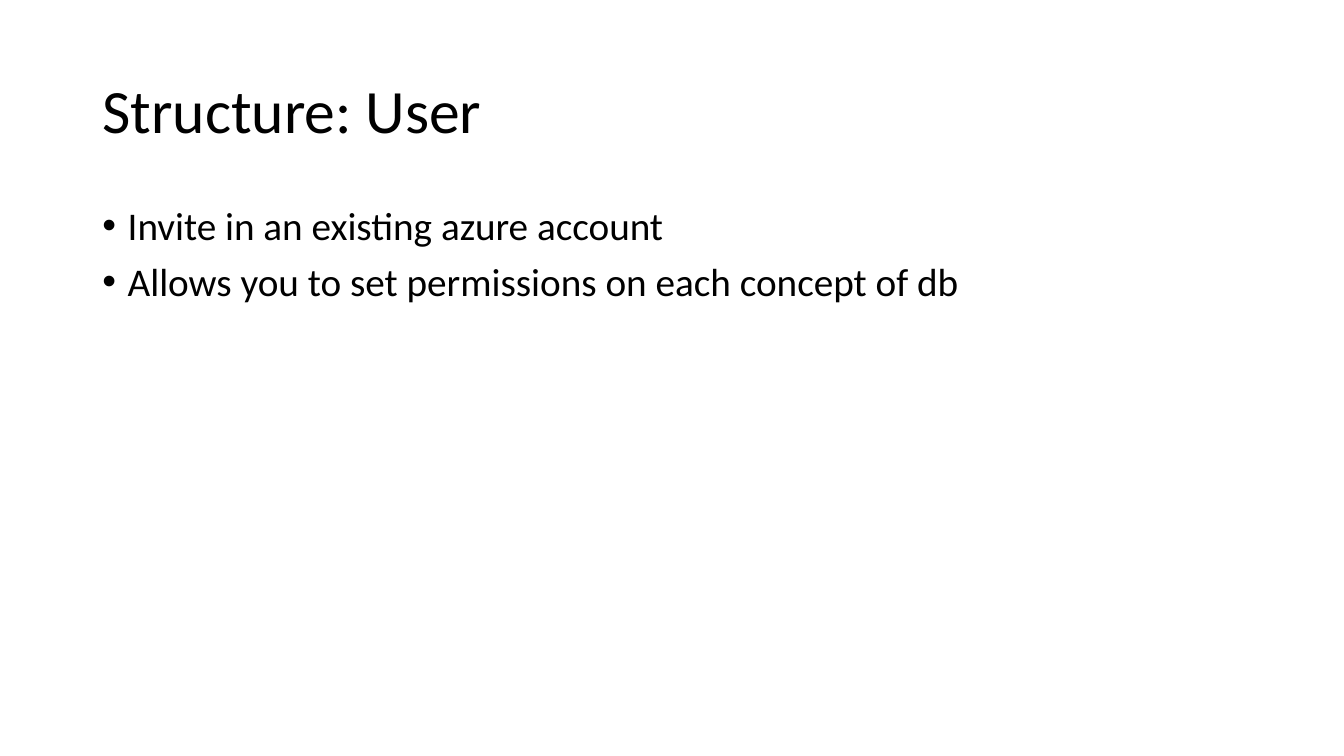
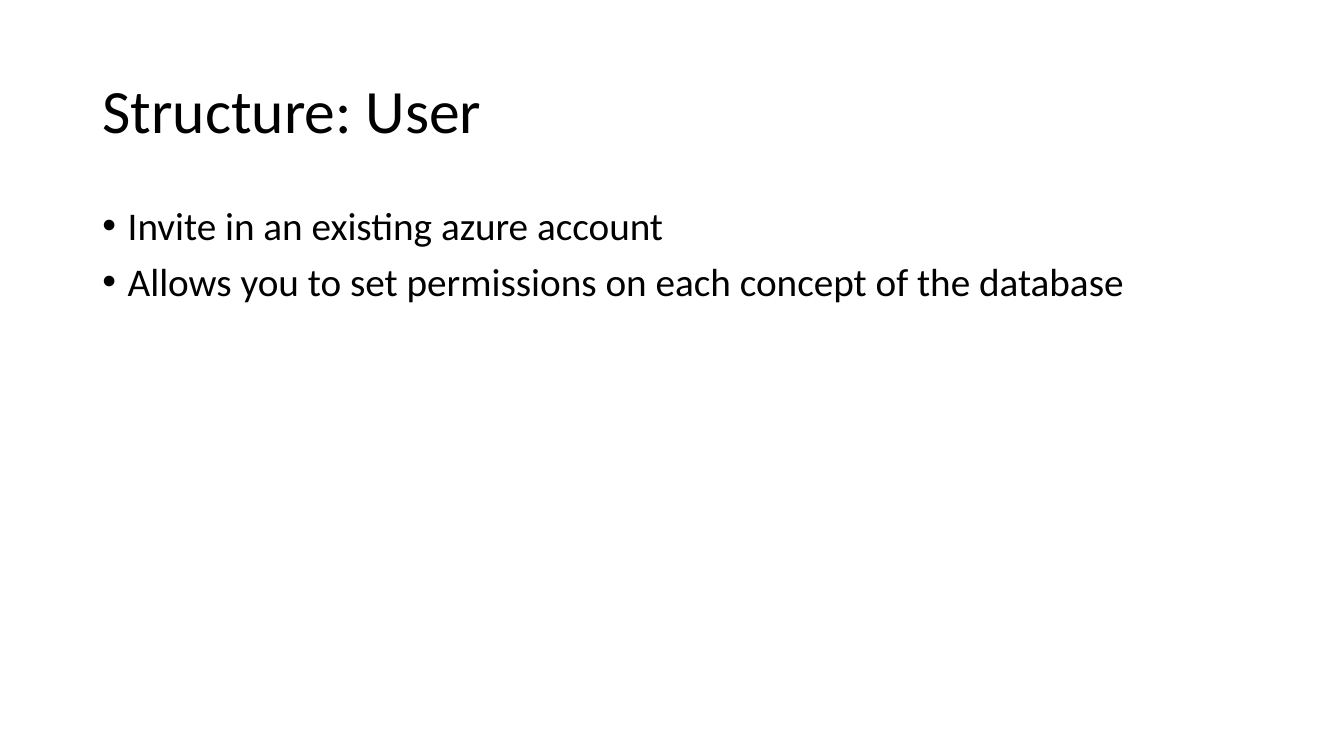
Before and after one commit to asiemer/AzureJeeps, a slide deck: slide 20 of docs/presentation.pptx. Drawn at 1344x756 pixels with LibreOffice and Linux fonts; fonts in the diff are those of the drawing. Boxes give left, top, right and bottom in pixels: in the first picture for what was removed or moved away, otherwise in the second. Text is boxed around its words. In the diff, an @@ line names an element or a change of style, - is before the commit and + after.

Commit message:
update to slides

```diff
--- a/docs/presentation.pptx
+++ b/docs/presentation.pptx
@@ text at (x1=128, y1=268, x2=1123, y2=303): text changed @@
-• Allows you to set permissions on each concept of db
+• Allows you to set permissions on each concept of the database
```
Also in this commit, not shown: 4 other slides changed.
